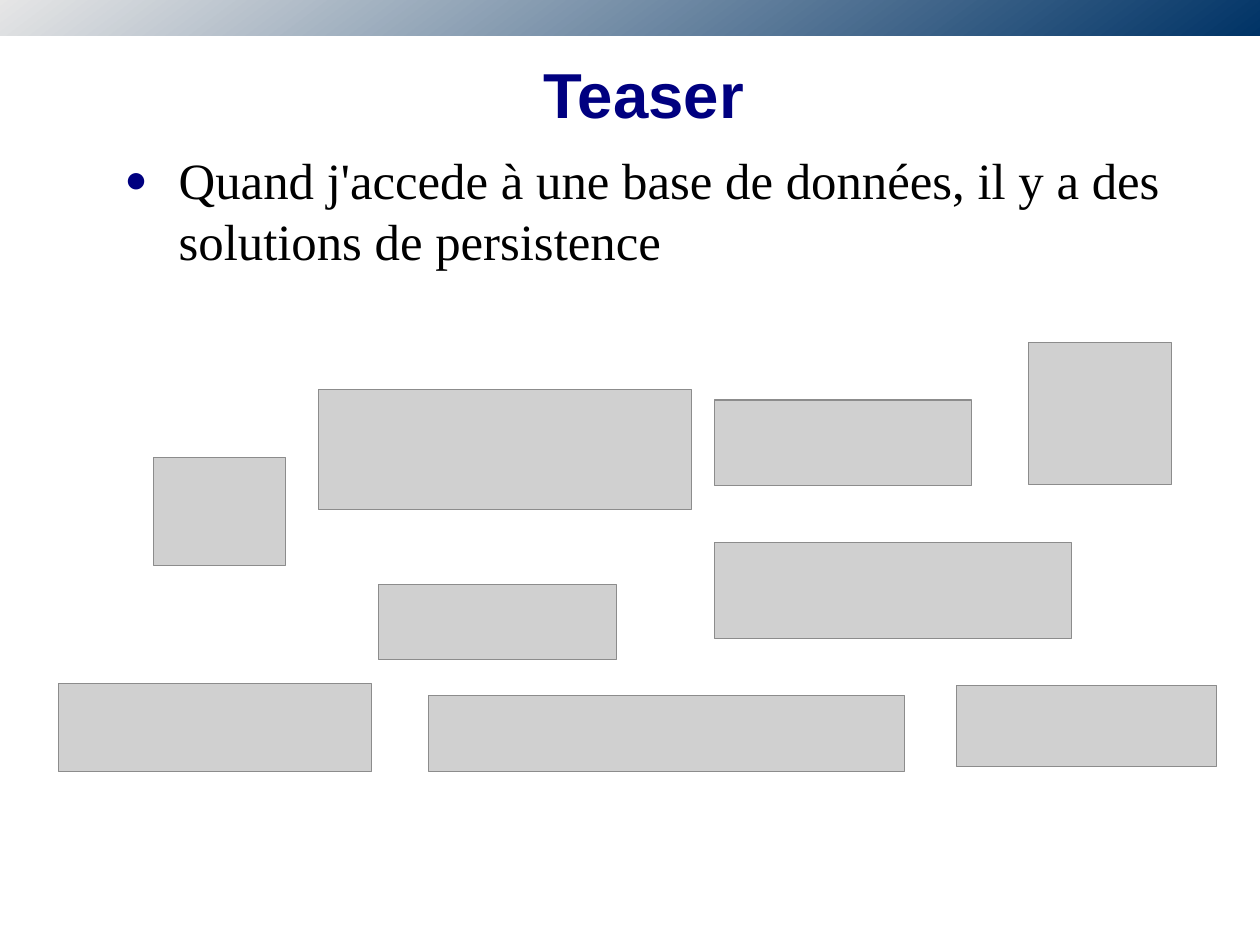
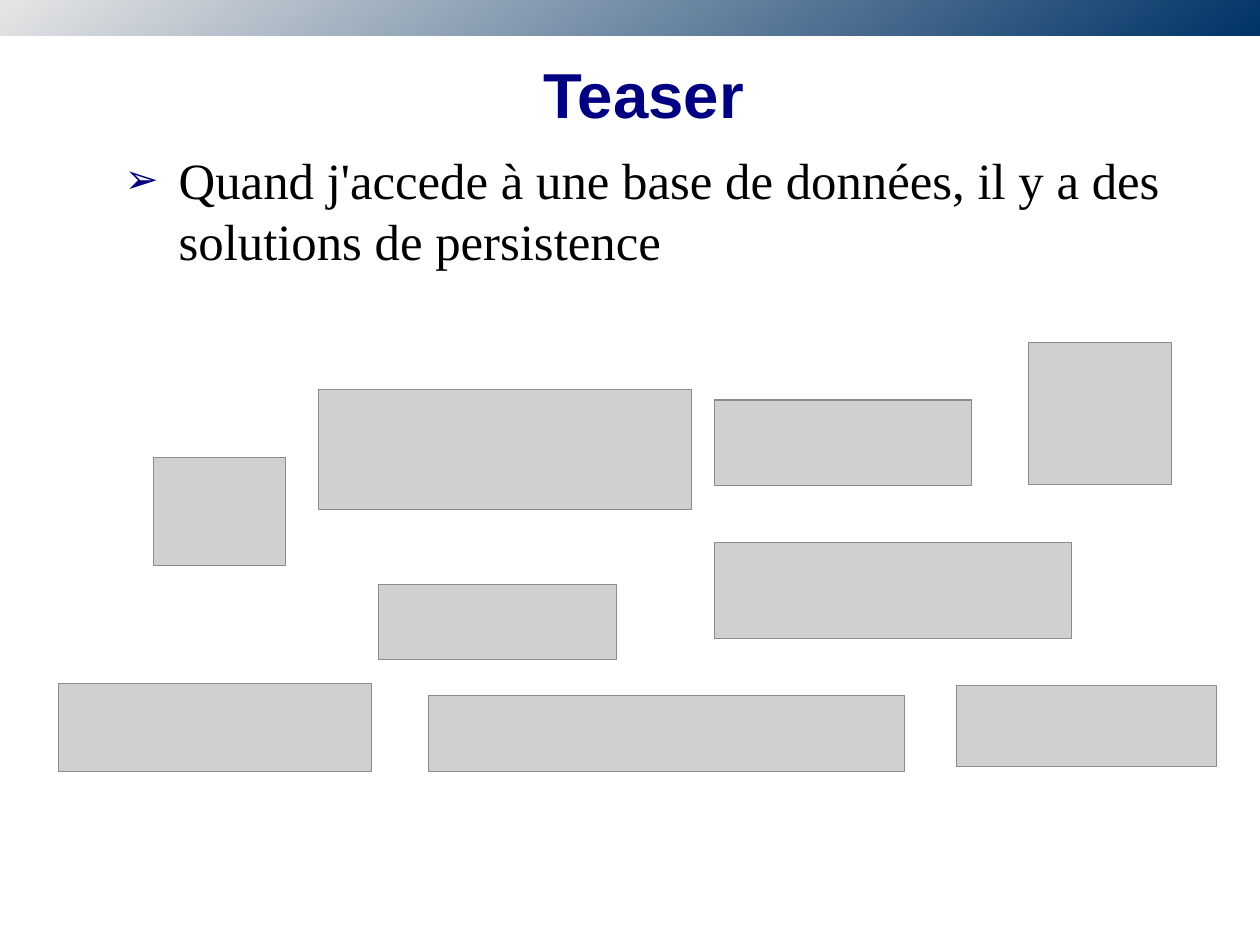
Before and after one commit to obazoud/spring-batch-sug, a slide deck: slide 5 of presentation/SUG-SpringBatch.odp. Drawn at 1260x945 pixels with LibreOffice and Linux fonts; fonts in the diff are those of the drawing; grey boxes stand for pictures; background and template pictures are left out. Boxes give left, top, right and bottom in pixels: in the first picture for what was removed or moved away, otherwise in the second. Text is boxed around its words. In the diff, an @@ line names an element or a change of style, - is before the commit and + after.

```diff
--- a/presentation/SUG-SpringBatch.odp
+++ b/presentation/SUG-SpringBatch.odp
@@ text "Quand j'accede à une base ..." at (179,163,1160,270): bullet ● to ➢ @@
```
Also in this commit, not shown: 5 other slides changed, 1 slide added, 1 slide removed.
